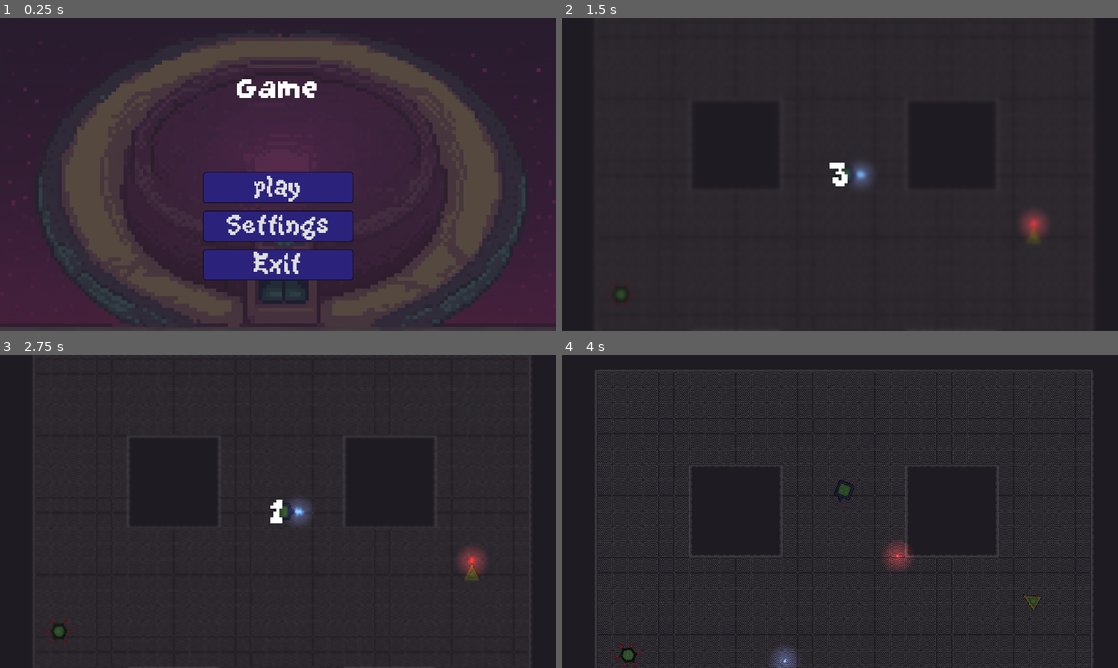
Above: before the commit, frames 1-4 (two rows, left to right).
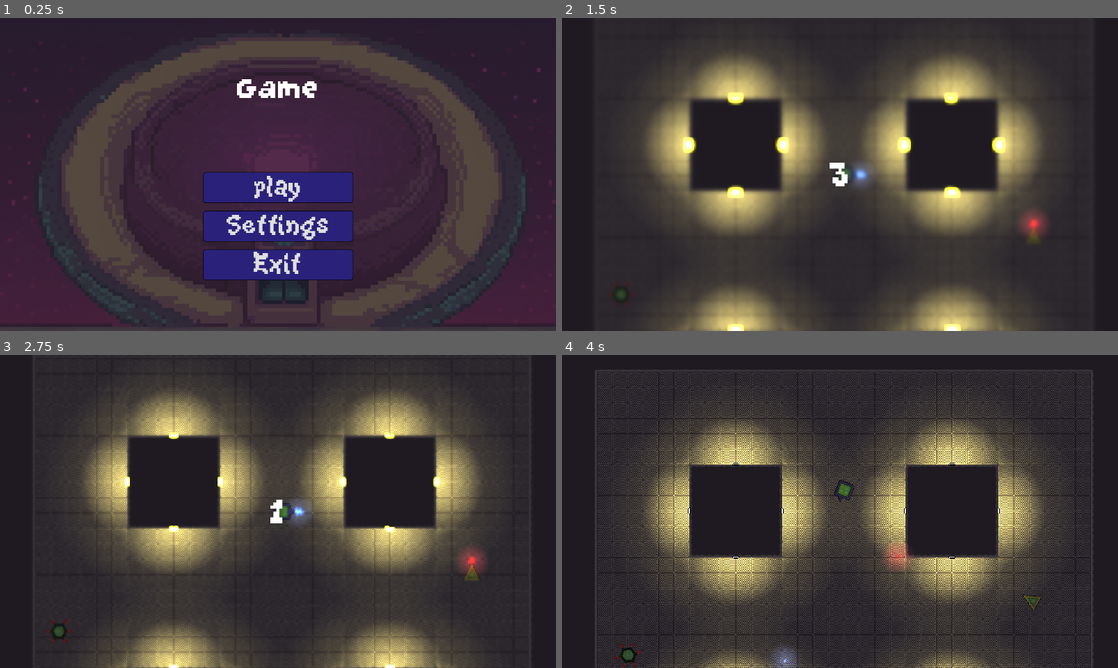
Above: after the commit, the same moments.

Repository: Buraka12/Square-Loop
Game: Godot game, scene res://scenes/main_menu.tscn
Two runs of this game, one before a commit and one after it. Both use one fixed random seed, a clock stepped at 60 frames per second and the inputs below.
Inputs (mouse positions are in pixels of both pictures, inside the frame that each line leads up to):
- Up to frame 1 (0.25 s): no input
- Up to frame 2 (1.5 s): click "play" at 0.5 s; move the mouse to (962, 158) at 1.27 s; hold D (right) from 1.28 s (still down); tap Shift (dodge) at 1.35 s
- Up to frame 3 (2.75 s): move the mouse to (166, 527) at 2.02 s; release D (right) at 2.03 s; hold S (down) from 2.03 s (still down); click (166, 527) at 2.1 s
- Up to frame 4 (4 s): move the mouse to (895, 442) at 2.77 s; release S (down) at 2.78 s; hold D (right) 2.78-3.53 s; tap Shift (dodge) at 2.85 s; move the mouse to (812, 574) at 3.52 s; hold W (up) from 3.53 s (still down); click (812, 574) at 3.6 s

The runs differ from the first frame. In frame 2, 27% of the frame differs, in the area x 14-87%, y 10-100%; in frame 3, 27%; in frame 4, 21%.

Commit message:
lights added

Diff:
--- a/project.godot
+++ b/project.godot
@@ -72,3 +72,6 @@
 [rendering]
 
 textures/canvas_textures/default_texture_filter=0
+anti_aliasing/quality/msaa_2d=3
+viewport/hdr_2d=true
+anti_aliasing/quality/screen_space_aa=1
--- a/scenes/level_start.tscn
+++ b/scenes/level_start.tscn
@@ -8,6 +8,33 @@
 shader = ExtResource("1_34l51")
 shader_parameter/blur = 2.5
 shader_parameter/brightness = 1.0
+
+[sub_resource type="Animation" id="Animation_ppauu"]
+length = 0.001
+tracks/0/type = "value"
+tracks/0/imported = false
+tracks/0/enabled = true
+tracks/0/path = NodePath("blur:material:shader_parameter/blur")
+tracks/0/interp = 1
+tracks/0/loop_wrap = true
+tracks/0/keys = {
+"times": PackedFloat32Array(0),
+"transitions": PackedFloat32Array(1),
+"update": 0,
+"values": [2.5]
+}
+tracks/1/type = "value"
+tracks/1/imported = false
+tracks/1/enabled = true
+tracks/1/path = NodePath("blur/Label:text")
+tracks/1/interp = 1
+tracks/1/loop_wrap = true
+tracks/1/keys = {
+"times": PackedFloat32Array(0),
+"transitions": PackedFloat32Array(1),
+"update": 1,
+"values": ["3"]
+}
 
 [sub_resource type="Animation" id="Animation_jqjwj"]
 resource_name = "level_start"
@@ -35,33 +62,6 @@
 "transitions": PackedFloat32Array(1, 1, 1, 1, 1),
 "update": 1,
 "values": ["3", "2", "1", "start", ""]
-}
-
-[sub_resource type="Animation" id="Animation_ppauu"]
-length = 0.001
-tracks/0/type = "value"
-tracks/0/imported = false
-tracks/0/enabled = true
-tracks/0/path = NodePath("blur:material:shader_parameter/blur")
-tracks/0/interp = 1
-tracks/0/loop_wrap = true
-tracks/0/keys = {
-"times": PackedFloat32Array(0),
-"transitions": PackedFloat32Array(1),
-"update": 0,
-"values": [2.5]
-}
-tracks/1/type = "value"
-tracks/1/imported = false
-tracks/1/enabled = true
-tracks/1/path = NodePath("blur/Label:text")
-tracks/1/interp = 1
-tracks/1/loop_wrap = true
-tracks/1/keys = {
-"times": PackedFloat32Array(0),
-"transitions": PackedFloat32Array(1),
-"update": 1,
-"values": ["3"]
 }
 
 [sub_resource type="AnimationLibrary" id="AnimationLibrary_lbo3q"]
--- /dev/null
+++ b/scenes/light.tscn
@@ -0,0 +1,27 @@
+[gd_scene load_steps=4 format=3 uid="uid://biuuo5ulltukk"]
+
+[ext_resource type="Texture2D" uid="uid://dqavbc3fy78u2" path="res://assets/sprites/light.png" id="1_ysdhi"]
+
+[sub_resource type="Gradient" id="Gradient_gg6we"]
+offsets = PackedFloat32Array(0, 0.396104, 0.714286)
+colors = PackedColorArray(0.878431, 0.87451, 0.360784, 1, 0.0739732, 0.073643, 0.0303819, 1, 0, 0, 0, 1)
+
+[sub_resource type="GradientTexture2D" id="GradientTexture2D_334n5"]
+gradient = SubResource("Gradient_gg6we")
+use_hdr = true
+fill = 1
+fill_from = Vector2(0.5, 0.5)
+fill_to = Vector2(1, 1)
+
+[node name="light" type="Node2D"]
+modulate = Color(100, 100, 15.676, 1)
+
+[node name="Sprite2D" type="Sprite2D" parent="."]
+texture = ExtResource("1_ysdhi")
+
+[node name="PointLight2D" type="PointLight2D" parent="Sprite2D"]
+scale = Vector2(1.58984, 1.37305)
+energy = 3.0
+shadow_enabled = true
+texture = SubResource("GradientTexture2D_334n5")
+texture_scale = 4.0
--- a/scenes/main_area.tscn
+++ b/scenes/main_area.tscn
@@ -1,12 +1,16 @@
-[gd_scene load_steps=10 format=3 uid="uid://d0gsl5rpmw5w7"]
+[gd_scene load_steps=12 format=3 uid="uid://d0gsl5rpmw5w7"]
 
 [ext_resource type="PackedScene" uid="uid://2whhrm0r02h1" path="res://scenes/player.tscn" id="1_sdxow"]
 [ext_resource type="PackedScene" uid="uid://dqwsgw57poqd3" path="res://scenes/Enemy/triangle.tscn" id="3_nbxkg"]
 [ext_resource type="Texture2D" uid="uid://rqp6m4gwhol7" path="res://assets/sprites/tileset.png" id="4_7mbch"]
 [ext_resource type="PackedScene" uid="uid://y2sekauyqslo" path="res://scenes/pause_menu.tscn" id="5_4itfh"]
 [ext_resource type="PackedScene" uid="uid://dsd1fe453iuu3" path="res://scenes/Enemy/hexagon.tscn" id="5_llnwp"]
-[ext_resource type="PackedScene" path="res://scenes/level_start.tscn" id="6_scdbj"]
+[ext_resource type="PackedScene" uid="uid://dytscjitq4xv2" path="res://scenes/level_start.tscn" id="6_scdbj"]
 [ext_resource type="PackedScene" uid="uid://bvhmfxi7j6rr0" path="res://scenes/Enemy/pentagon.tscn" id="7_rsm6o"]
+[ext_resource type="PackedScene" uid="uid://biuuo5ulltukk" path="res://scenes/light.tscn" id="8_do126"]
+
+[sub_resource type="OccluderPolygon2D" id="OccluderPolygon2D_imb57"]
+polygon = PackedVector2Array(-16, -16, 16, -16, 16, 16, -16, 16)
 
 [sub_resource type="TileSetAtlasSource" id="TileSetAtlasSource_bx21p"]
 texture = ExtResource("4_7mbch")
@@ -40,6 +44,7 @@
 2:0/0 = 0
 2:0/0/terrain_set = 0
 2:0/0/terrain = 1
+2:0/0/occlusion_layer_0/polygon = SubResource("OccluderPolygon2D_imb57")
 2:0/0/physics_layer_0/polygon_0/points = PackedVector2Array(-16, -16, 16, -16, 16, 16, -16, 16)
 2:0/0/terrains_peering_bit/right_side = 1
 2:0/0/terrains_peering_bit/bottom_right_corner = 1
@@ -47,6 +52,7 @@
 3:0/0 = 0
 3:0/0/terrain_set = 0
 3:0/0/terrain = 1
+3:0/0/occlusion_layer_0/polygon = SubResource("OccluderPolygon2D_imb57")
 3:0/0/physics_layer_0/polygon_0/points = PackedVector2Array(-16, -16, 16, -16, 16, 16, -16, 16)
 3:0/0/terrains_peering_bit/right_side = 1
 3:0/0/terrains_peering_bit/bottom_right_corner = 1
@@ -56,6 +62,7 @@
 4:0/0 = 0
 4:0/0/terrain_set = 0
 4:0/0/terrain = 1
+4:0/0/occlusion_layer_0/polygon = SubResource("OccluderPolygon2D_imb57")
 4:0/0/physics_layer_0/polygon_0/points = PackedVector2Array(-16, -16, 16, -16, 16, 16, -16, 16)
 4:0/0/terrains_peering_bit/bottom_side = 1
 4:0/0/terrains_peering_bit/bottom_left_corner = 1
@@ -85,6 +92,7 @@
 2:1/0 = 0
 2:1/0/terrain_set = 0
 2:1/0/terrain = 1
+2:1/0/occlusion_layer_0/polygon = SubResource("OccluderPolygon2D_imb57")
 2:1/0/physics_layer_0/polygon_0/points = PackedVector2Array(-16, -16, 16, -16, 16, 16, -16, 16)
 2:1/0/terrains_peering_bit/right_side = 1
 2:1/0/terrains_peering_bit/bottom_right_corner = 1
@@ -94,6 +102,7 @@
 3:1/0 = 0
 3:1/0/terrain_set = 0
 3:1/0/terrain = 1
+3:1/0/occlusion_layer_0/polygon = SubResource("OccluderPolygon2D_imb57")
 3:1/0/physics_layer_0/polygon_0/points = PackedVector2Array(-16, -16, 16, -16, 16, 16, -16, 16)
 3:1/0/terrains_peering_bit/right_side = 1
 3:1/0/terrains_peering_bit/bottom_right_corner = 1
@@ -106,6 +115,7 @@
 4:1/0 = 0
 4:1/0/terrain_set = 0
 4:1/0/terrain = 1
+4:1/0/occlusion_layer_0/polygon = SubResource("OccluderPolygon2D_imb57")
 4:1/0/physics_layer_0/polygon_0/points = PackedVector2Array(-16, -16, 16, -16, 16, 16, -16, 16)
 4:1/0/terrains_peering_bit/bottom_side = 1
 4:1/0/terrains_peering_bit/bottom_left_corner = 1
@@ -137,6 +147,7 @@
 2:2/0 = 0
 2:2/0/terrain_set = 0
 2:2/0/terrain = 1
+2:2/0/occlusion_layer_0/polygon = SubResource("OccluderPolygon2D_imb57")
 2:2/0/physics_layer_0/polygon_0/points = PackedVector2Array(-16, -16, 16, -16, 16, 16, -16, 16)
 2:2/0/terrains_peering_bit/right_side = 1
 2:2/0/terrains_peering_bit/top_side = 1
@@ -144,6 +155,7 @@
 3:2/0 = 0
 3:2/0/terrain_set = 0
 3:2/0/terrain = 1
+3:2/0/occlusion_layer_0/polygon = SubResource("OccluderPolygon2D_imb57")
 3:2/0/physics_layer_0/polygon_0/points = PackedVector2Array(-16, -16, 16, -16, 16, 16, -16, 16)
 3:2/0/terrains_peering_bit/right_side = 1
 3:2/0/terrains_peering_bit/left_side = 1
@@ -153,6 +165,7 @@
 4:2/0 = 0
 4:2/0/terrain_set = 0
 4:2/0/terrain = 1
+4:2/0/occlusion_layer_0/polygon = SubResource("OccluderPolygon2D_imb57")
 4:2/0/physics_layer_0/polygon_0/points = PackedVector2Array(-16, -16, 16, -16, 16, 16, -16, 16)
 4:2/0/terrains_peering_bit/left_side = 1
 4:2/0/terrains_peering_bit/top_left_corner = 1
@@ -160,6 +173,7 @@
 
 [sub_resource type="TileSet" id="TileSet_w8442"]
 tile_size = Vector2i(32, 32)
+occlusion_layer_0/light_mask = 1
 physics_layer_0/collision_layer = 2
 physics_layer_0/collision_mask = 29
 terrain_set_0/mode = 0
@@ -201,3 +215,65 @@
 position = Vector2(522, 997)
 
 [node name="level_start" parent="." instance=ExtResource("6_scdbj")]
+
+[node name="lights" type="Node2D" parent="."]
+
+[node name="light" parent="lights" instance=ExtResource("8_do126")]
+position = Vector2(288, 385)
+
+[node name="light2" parent="lights" instance=ExtResource("8_do126")]
+position = Vector2(736, 385)
+
+[node name="light3" parent="lights" instance=ExtResource("8_do126")]
+position = Vector2(288, 671)
+rotation = 3.14159
+
+[node name="light4" parent="lights" instance=ExtResource("8_do126")]
+position = Vector2(736, 671)
+rotation = 3.14159
+
+[node name="light5" parent="lights" instance=ExtResource("8_do126")]
+position = Vector2(288, 191)
+rotation = -3.14159
+
+[node name="light6" parent="lights" instance=ExtResource("8_do126")]
+position = Vector2(736, 191)
+rotation = 3.14159
+
+[node name="light7" parent="lights" instance=ExtResource("8_do126")]
+position = Vector2(288, 865)
+
+[node name="light8" parent="lights" instance=ExtResource("8_do126")]
+position = Vector2(736, 865)
+
+[node name="light9" parent="lights" instance=ExtResource("8_do126")]
+position = Vector2(639, 768)
+rotation = 1.5708
+
+[node name="light10" parent="lights" instance=ExtResource("8_do126")]
+position = Vector2(385, 768)
+rotation = 4.71239
+
+[node name="light11" parent="lights" instance=ExtResource("8_do126")]
+position = Vector2(385, 288)
+rotation = 4.71239
+
+[node name="light12" parent="lights" instance=ExtResource("8_do126")]
+position = Vector2(639, 288)
+rotation = 1.5708
+
+[node name="light13" parent="lights" instance=ExtResource("8_do126")]
+position = Vector2(191, 288)
+rotation = 1.5708
+
+[node name="light14" parent="lights" instance=ExtResource("8_do126")]
+position = Vector2(191, 768)
+rotation = 1.5708
+
+[node name="light15" parent="lights" instance=ExtResource("8_do126")]
+position = Vector2(833, 768)
+rotation = 4.71239
+
+[node name="light16" parent="lights" instance=ExtResource("8_do126")]
+position = Vector2(833, 288)
+rotation = 4.71239
Binary file added: assets/sprites/light.png
Not shown, added: assets/sprites/light.png.import
